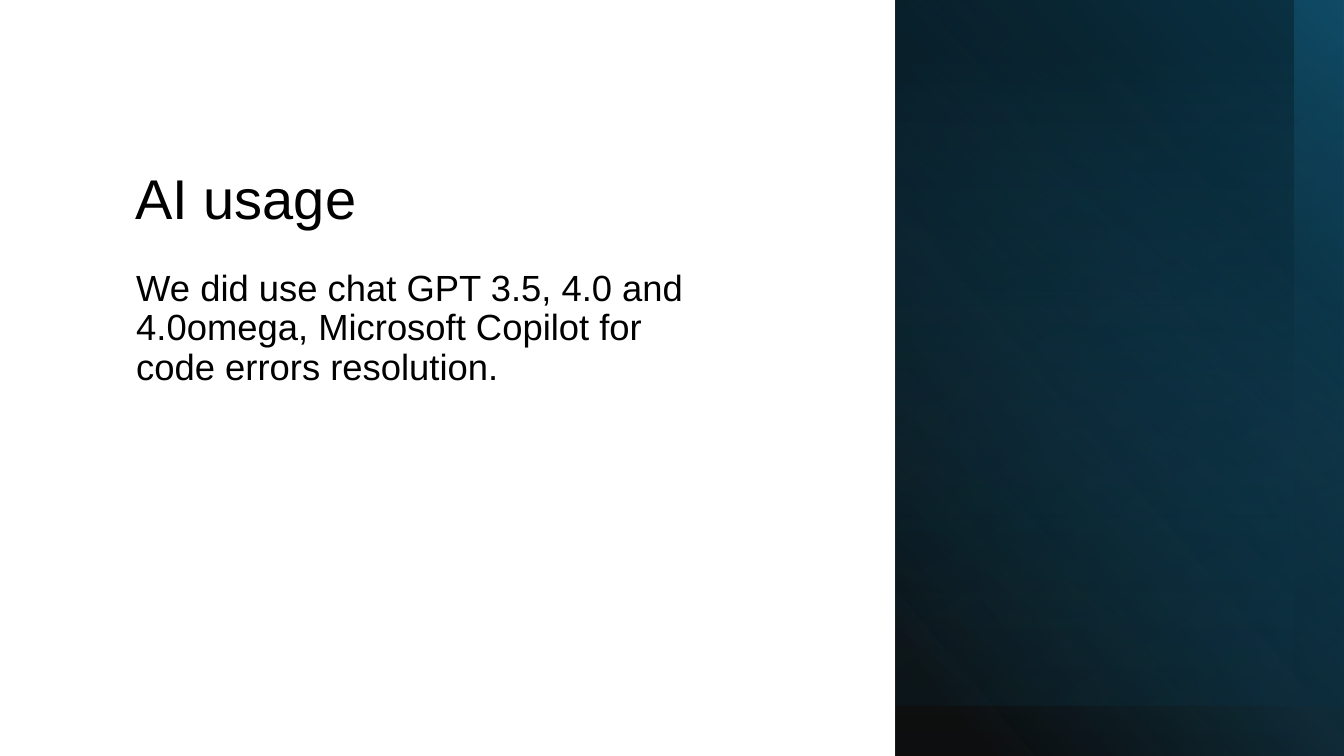
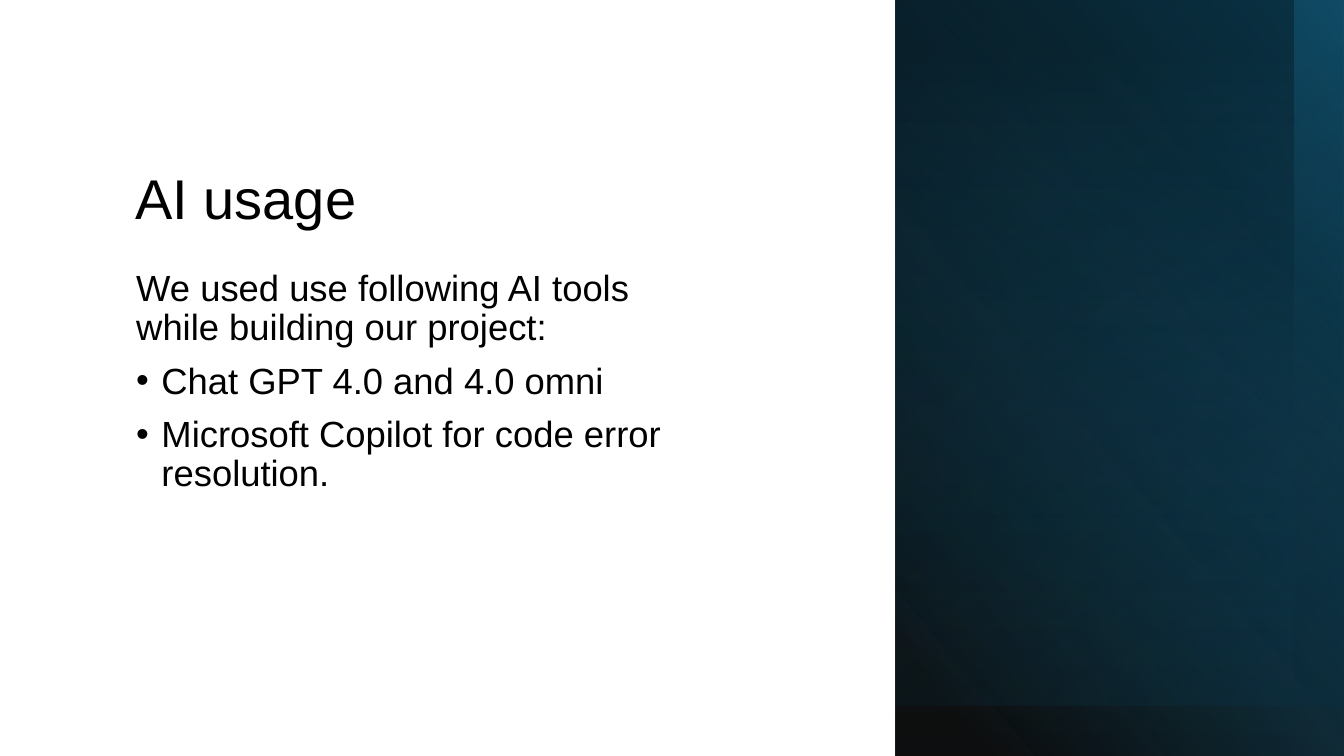
Before and after one commit to WojciechMisiura/RRproject, a slide deck: slide 16 of Slides/RR_project_slides.pptx (slide 14 before the commit). Drawn at 1344x756 pixels with LibreOffice and Linux fonts; fonts in the diff are those of the drawing. Boxes give left, top, right and bottom in pixels: in the first picture for what was removed or moved away, otherwise in the second. Text is boxed around its words. In the diff, an @@ line names an element or a change of style, - is before the commit and + after.

```diff
--- a/Slides/RR_project_slides.pptx
+++ b/Slides/RR_project_slides.pptx
@@ text at [136, 274, 661, 487]: text changed @@
-We did use chat GPT 3.5, 4.0 and 4.0omega, Microsoft Copilot for code errors resolution.
+We used use following AI tools while building our project:
+• Chat GPT 4.0 and 4.0 omni
+• Microsoft Copilot for code error resolution.
```
Also in this commit, not shown: 1 other slide changed, 3 slides added, 1 slide removed.
